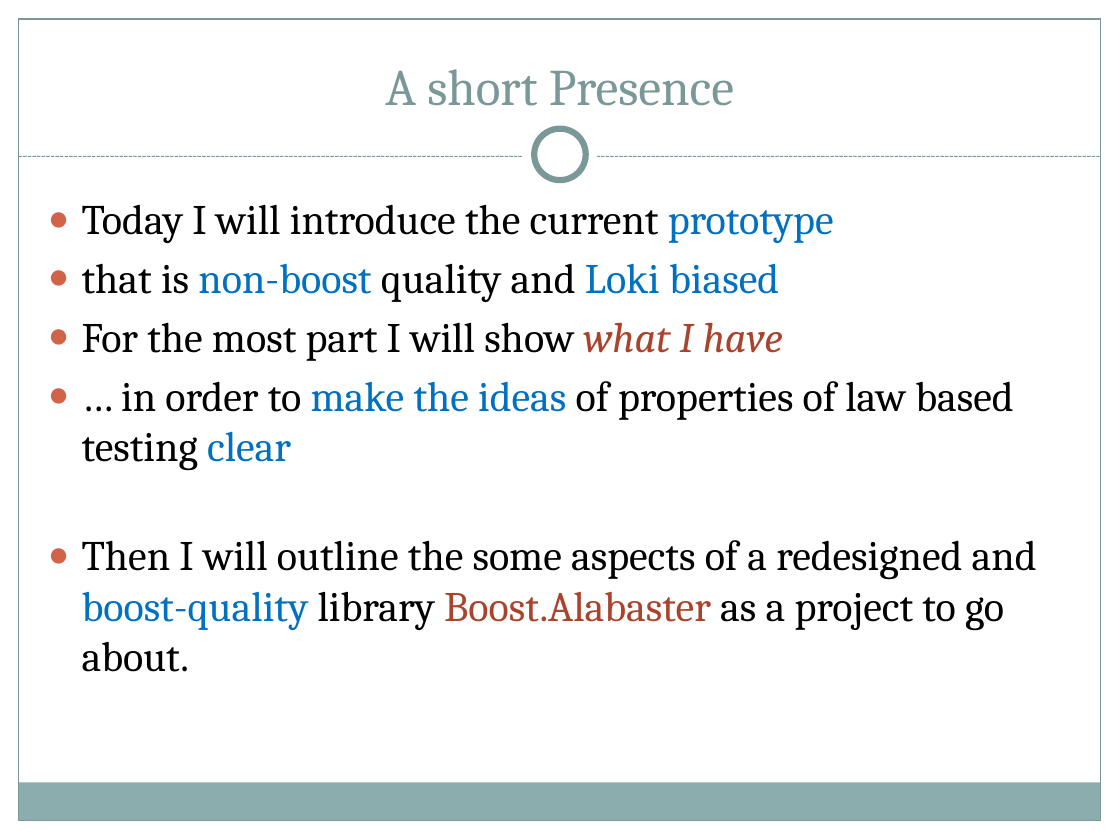
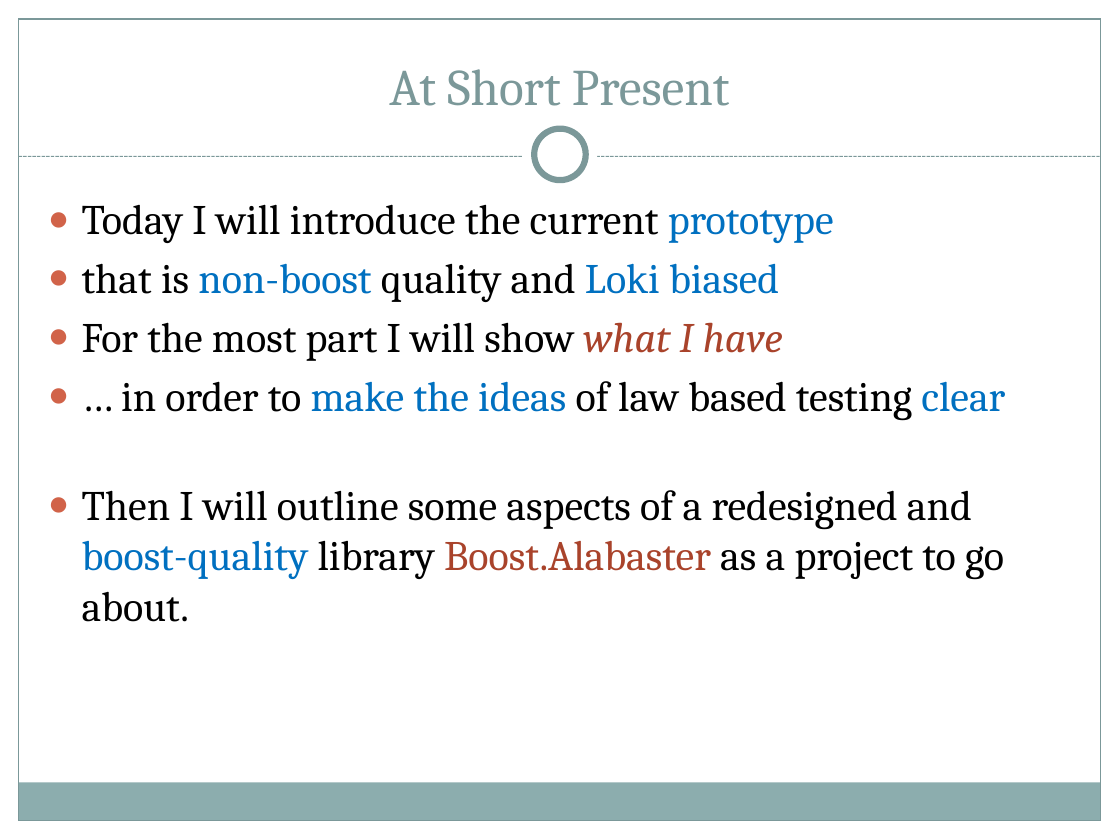
Before and after one commit to ryppl/boost-history, a slide deck: slide 5 of itl/libs/validate/doc/boostcon2010/BoostAlabaster.pptx (slide 4 before the commit). Drawn at 1120x840 pixels with LibreOffice and Linux fonts; fonts in the diff are those of the drawing; background and template pictures are left out. Boxes give left, top, right and bottom in pixels: in the first picture for what was removed or moved away, otherwise in the second. Text is boxed around its words. In the diff, an @@ line names an element or a change of style, - is before the commit and + after.

Commit message:
A few modifications in Validate for BoostCon. Added slides and pictures to the presentation.
SVN-Revision: 61673

```diff
--- a/itl/libs/validate/doc/boostcon2010/BoostAlabaster.pptx
+++ b/itl/libs/validate/doc/boostcon2010/BoostAlabaster.pptx
@@ title at bbox=[389, 69, 730, 106]: text changed @@
-A short Presence
+At Short Present
@@ text at bbox=[82, 381, 1005, 622]: text changed @@
-● … in order to make the ideas of properties of law based testing clear
-● Then I will outline the some aspects of a redesigned and boost-quality library Boost.Alabaster as a project to go about.
+● … in order to make the ideas of law based testing clear
+● Then I will outline some aspects of a redesigned and boost-quality library Boost.Alabaster as a project to go about.
```
Also in this commit, not shown: 20 other slides changed, 17 slides added, 39 other files.
